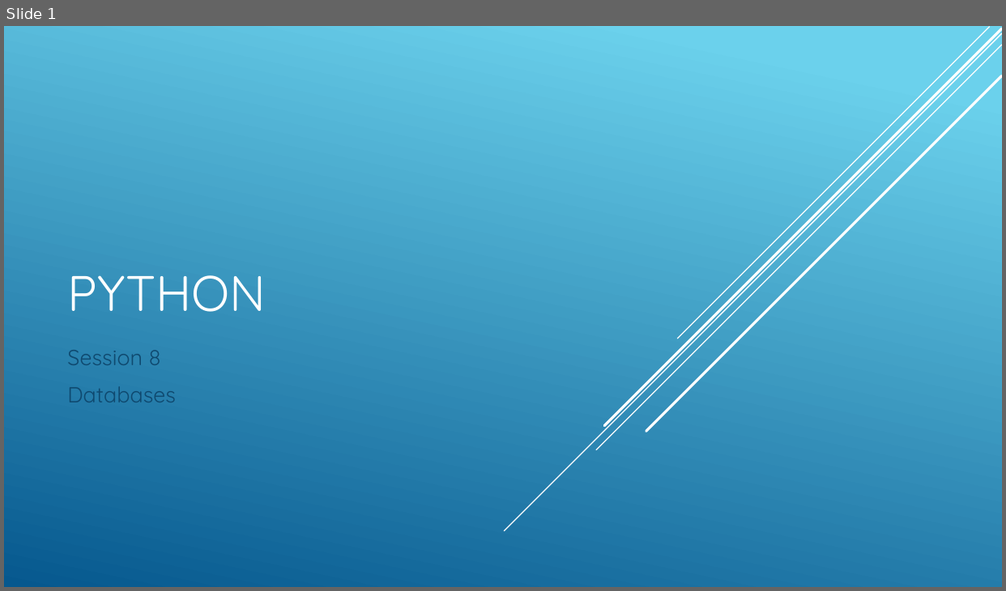
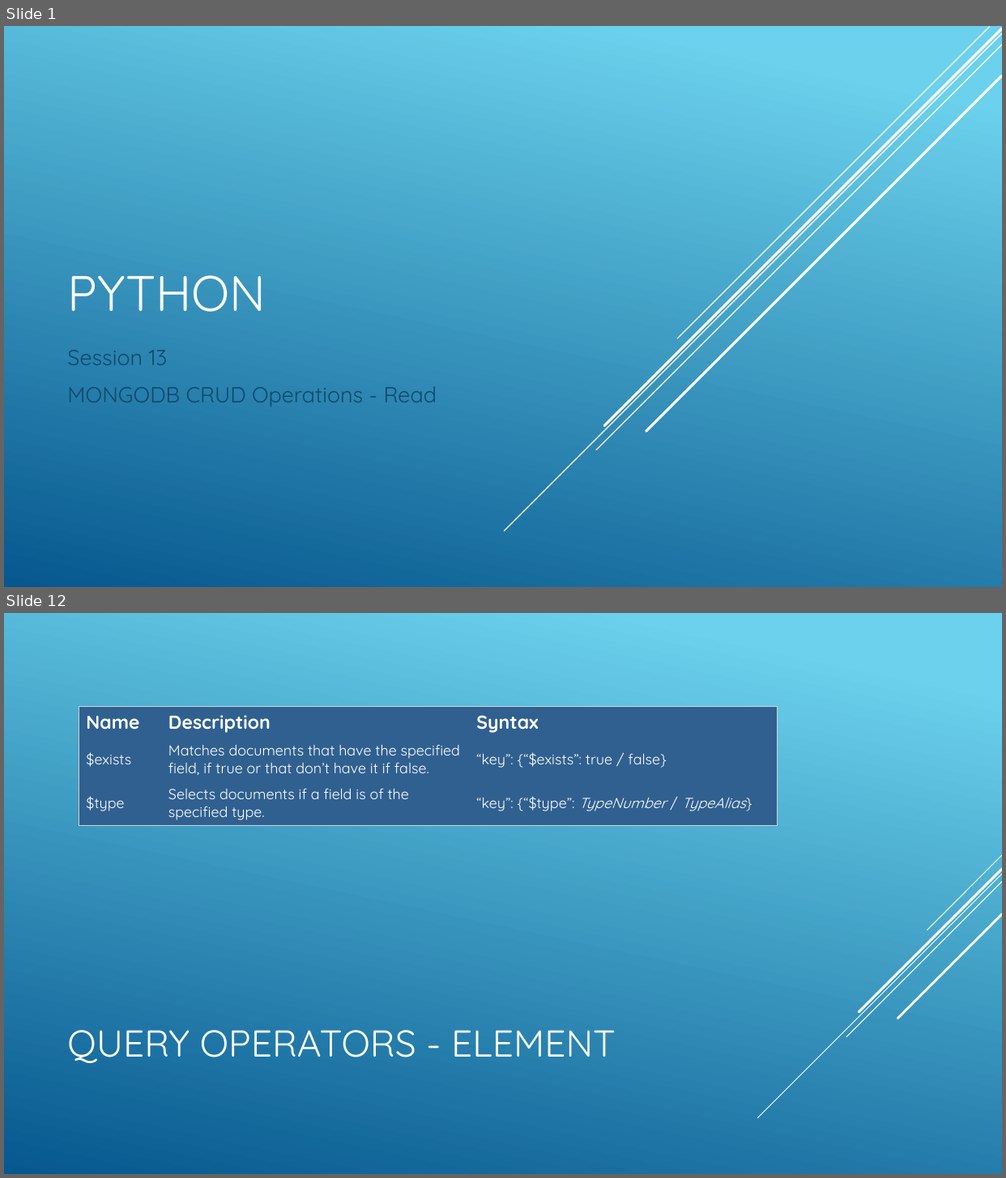
Before and after one commit to cabarca01/PythonDojo, a slide deck: slides/klasse13.pptx. Shown one above the other, each under a label of ours: slide 1 before the commit, slides 1 and 12 after it; the slides between them are not shown. The pictures are 1006x591 and 1006x1178 pixels, drawn with LibreOffice and Linux fonts; fonts in the diff are those of the drawing. Boxes give left, top, right and bottom in pixels: in the first picture for what was removed or moved away, otherwise in the second. Text is boxed around its words. In the diff, an @@ line names an element or a change of style, - is before the commit and + after.

Commit message:
Lesson 13: MongoDB - Read Operations part 1

```diff
--- a/slides/klasse13.pptx
+++ b/slides/klasse13.pptx
@@ slide 12 added at (4,613,1002,1174), background gradient #6ED2EB to #06588E @@
@@ table added at (79,707,778,839), 3 rows, 3 columns @@
+Name | Description | Syntax
+$exists | Matches documents that have the specified field, if true or that don’t have it if false. | “key”: {“$exists”: true / false}
+$type | Selects documents if a field is of the specified type. | “key”: {“$type”: TypeNumber / TypeAlias}
@@ group added at (758,855,1002,1118): 5 lines @@
@@ title added at (67,1030,616,1063), 36 pt, text #FFFFFF @@
+QUERY OPERATORS - ELEMENT
@@ slide 1 changed as well @@
@@ subtitle at (67,350,437,407): text changed @@
-Session 8
-Databases
+Session 13
+MONGODB CRUD Operations - Read
```
Also in this commit, not shown: 12 other slides added, 3 slides removed, 14 other files.
